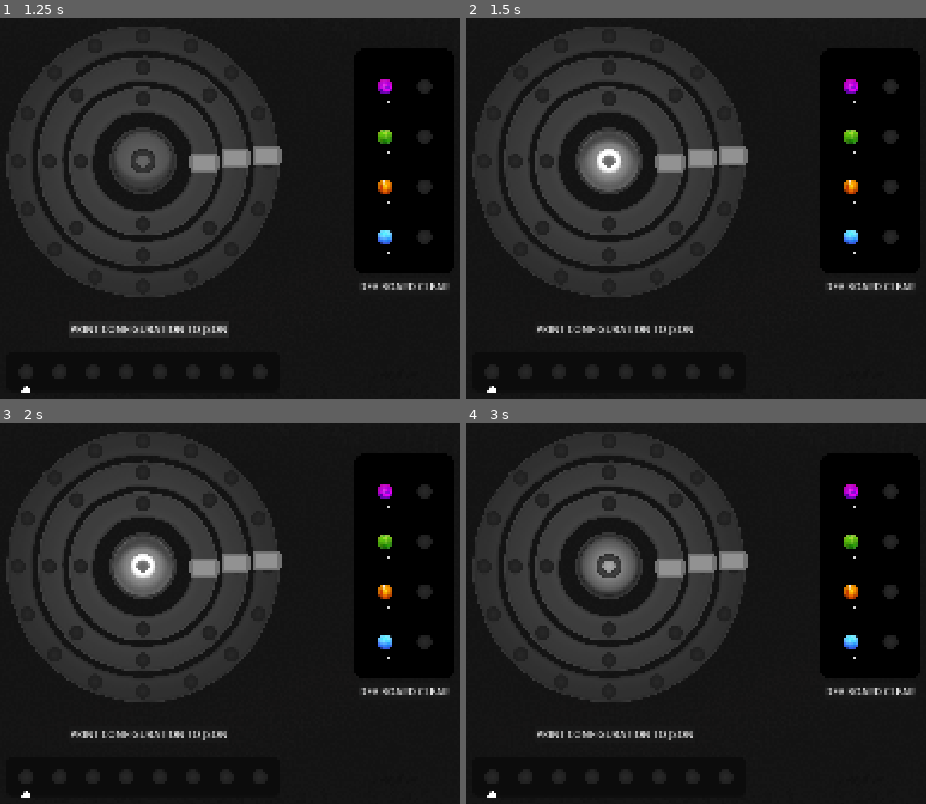
Above: before the commit, frames 1-4 (two rows, left to right).
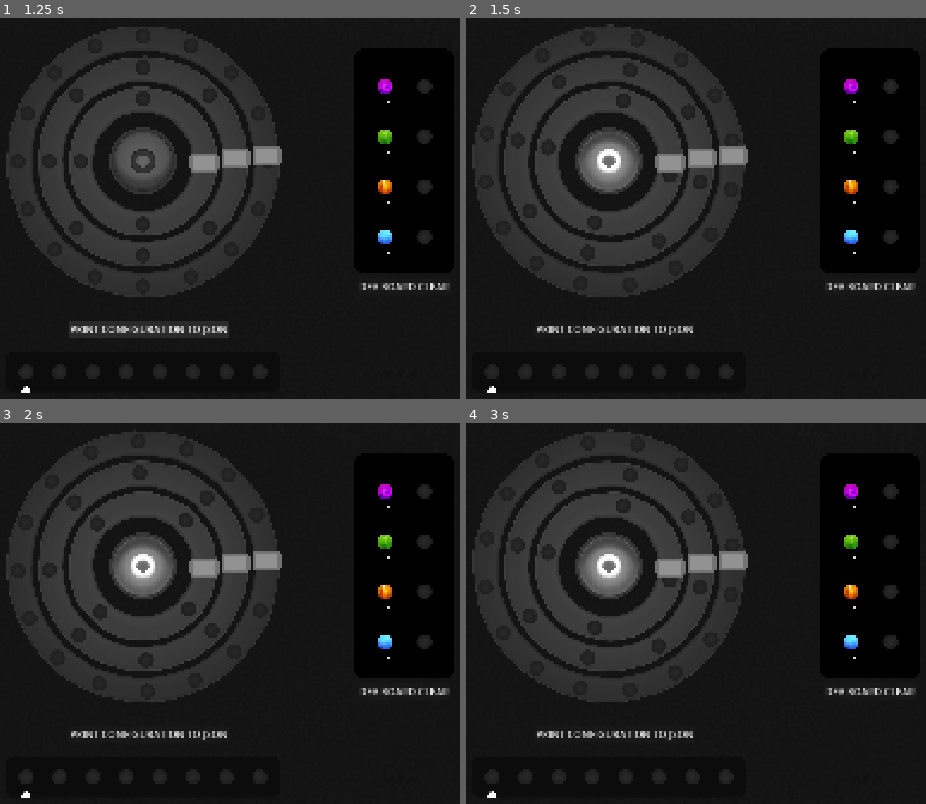
Above: after the commit, the same moments.

Repository: Senzameta-Games/igcc-jam-2026
Game: Godot game, scene res://core/main.tscn
Two runs of this game, one before a commit and one after it. Both use one fixed random seed, a clock stepped at 60 frames per second and the inputs below.
Inputs (mouse positions are in pixels of both pictures, inside the frame that each line leads up to):
- Up to frame 1 (1.25 s): click "PRINT CONFIGURATION TO JSON" at 0.5 s
- Up to frame 2 (1.5 s): click (608, 162) at 1.25 s
- Up to frame 3 (2 s): no input
- Up to frame 4 (3 s): click "DEV BOARD CLEAR" at 2 s; click (608, 567) at 2.75 s

Frame 1 is identical in both runs. In frame 2, 1.3% of the frame differs, in the area x 1-61%, y 1-74%; in frame 3, 1.1%; in frame 4, 1.8%.
Error before the commit: Parse Error: Function "export()" not found in base self. (res://core/entities/sequencer/sequencer.gd:138)

Commit message:
Add capability of exporting the orbs

Diff:
--- a/core/entities/rings/ring.gd
+++ b/core/entities/rings/ring.gd
@@ -101,3 +101,19 @@
 	if threshold < prev_orb_t:
 		threshold += 1.0
 	return prev_orb_t < threshold and threshold <= curr_orb_t
+
+func get_orbs() -> Array:
+	# orbs can be null
+	var ret_obj = []
+	for i in get_slot_count():
+		ret_obj.append(_slots[i].get_orb())
+		match interval_type:
+			IntervalType.QUARTER:
+				ret_obj.append(null)
+				ret_obj.append(null)
+				ret_obj.append(null)
+				pass
+			IntervalType.EIGHTH:
+				ret_obj.append(null)
+				pass
+	return ret_obj
--- a/core/entities/sequencer/sequencer.gd
+++ b/core/entities/sequencer/sequencer.gd
@@ -134,5 +134,19 @@
 	get_tree().reload_current_scene()
 
 
+func export() -> void:
+	var export_arr = []
+	var ring_orbs = []
+	for ring in _rings:
+		ring_orbs.append(ring.get_orbs())
+	for i in 16:
+		var curr_pos = []
+		for ring_orb in ring_orbs:
+			if ring_orb[i] != null:
+				curr_pos.append(ring_orb[i].orb_id)
+		export_arr.append(curr_pos)
+
+	print(export_arr)
+
 func _on_export_pressed():
 	export()
